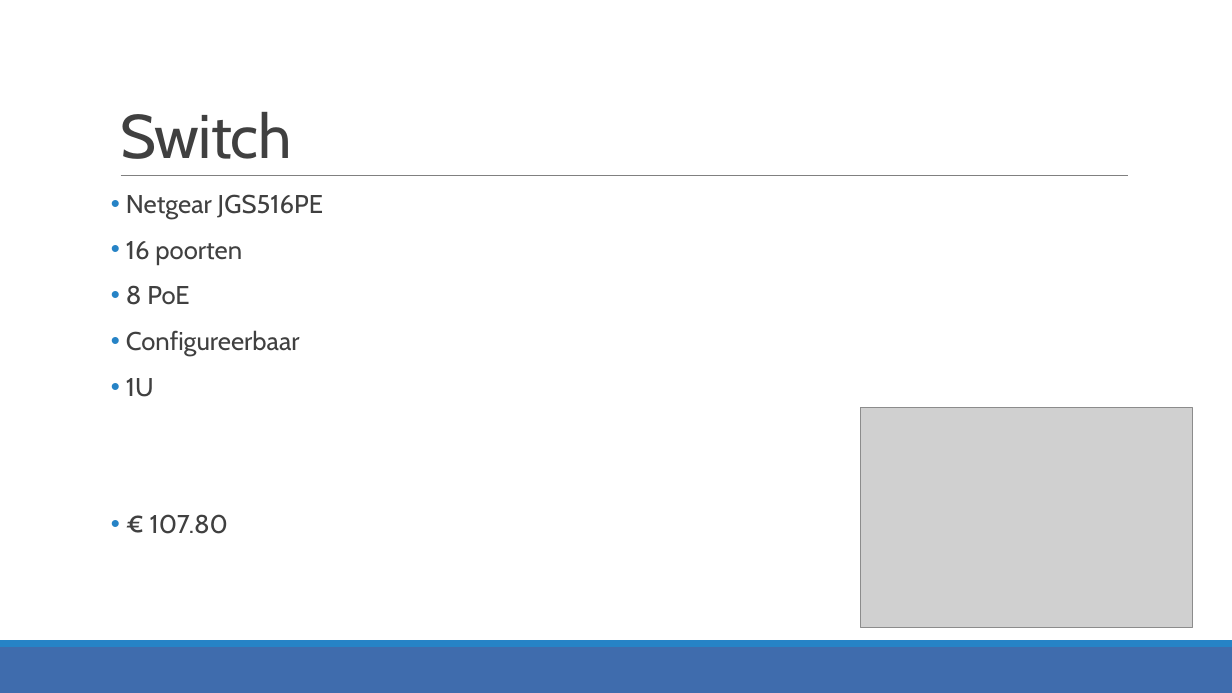
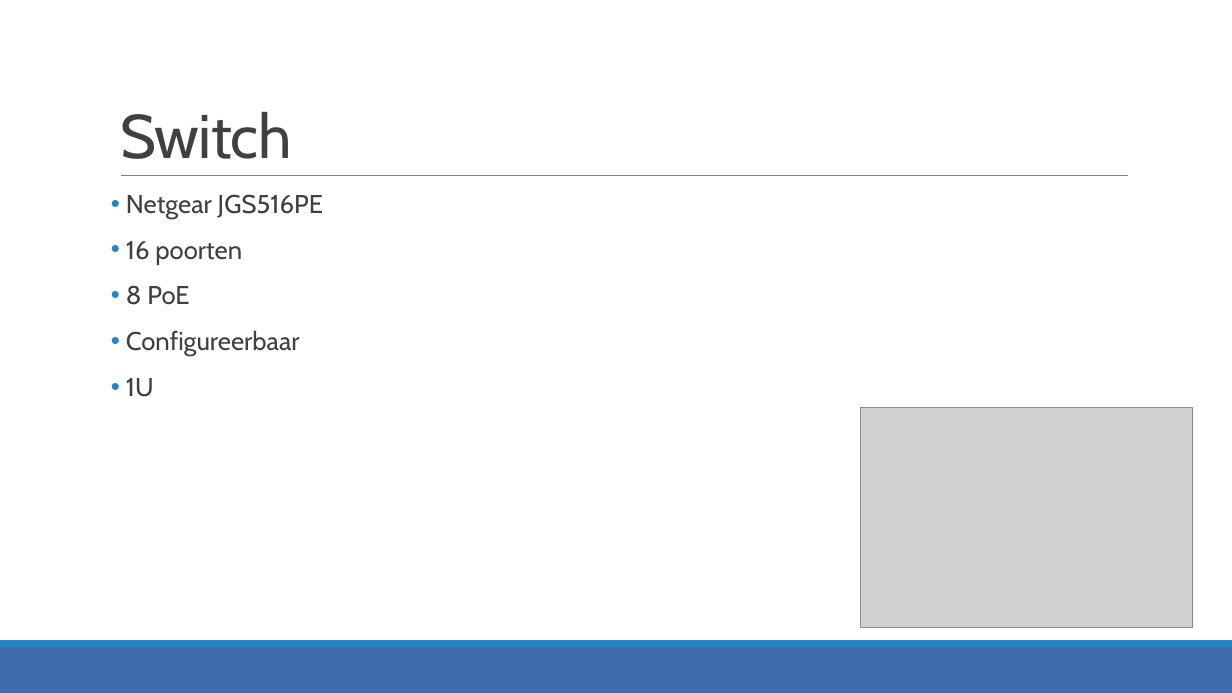
Before and after one commit to JensVL/projecten2, a slide deck: slide 12 of opdracht03/G24/Voorstelling G24.pptx. Drawn at 1232x693 pixels with LibreOffice and Linux fonts; fonts in the diff are those of the drawing; grey boxes stand for pictures. Boxes give left, top, right and bottom in pixels: in the first picture for what was removed or moved away, otherwise in the second. Text is boxed around its words. In the diff, an @@ line names an element or a change of style, - is before the commit and + after.

```diff
--- a/opdracht03/G24/Voorstelling G24.pptx
+++ b/opdracht03/G24/Voorstelling G24.pptx
@@ text at [150,514,228,534]: paragraph removed @@
-• € 107.80
```
Also in this commit, not shown: 5 other slides changed, 1 other file.
